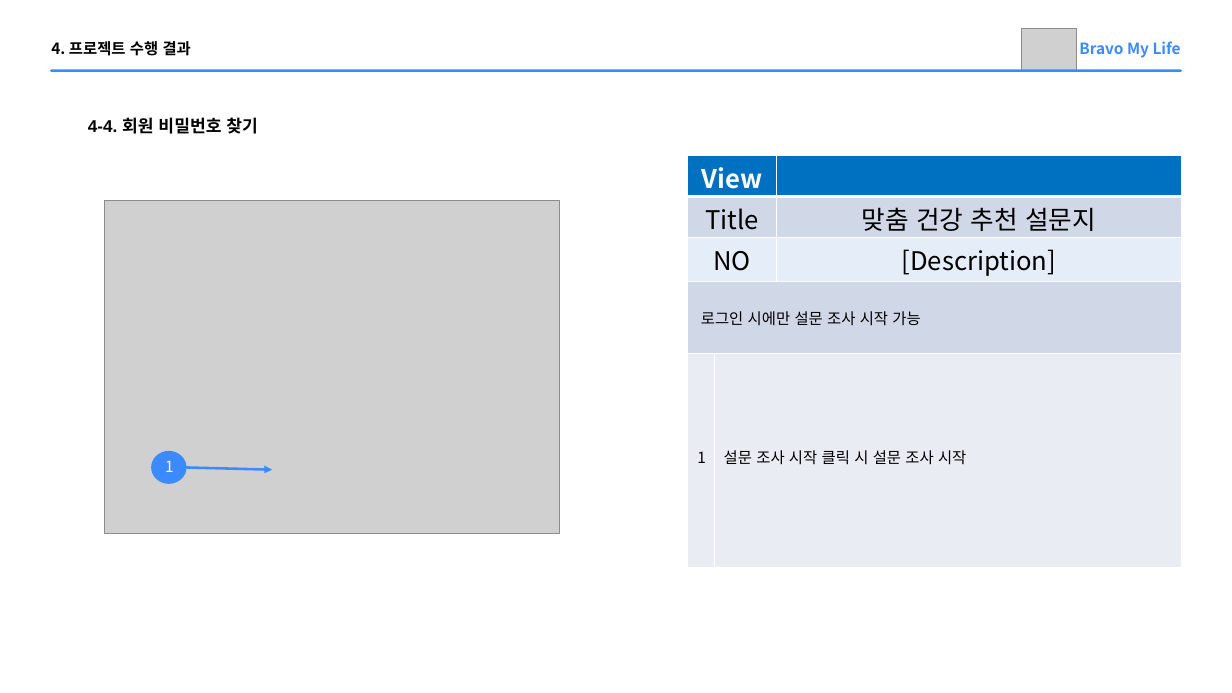
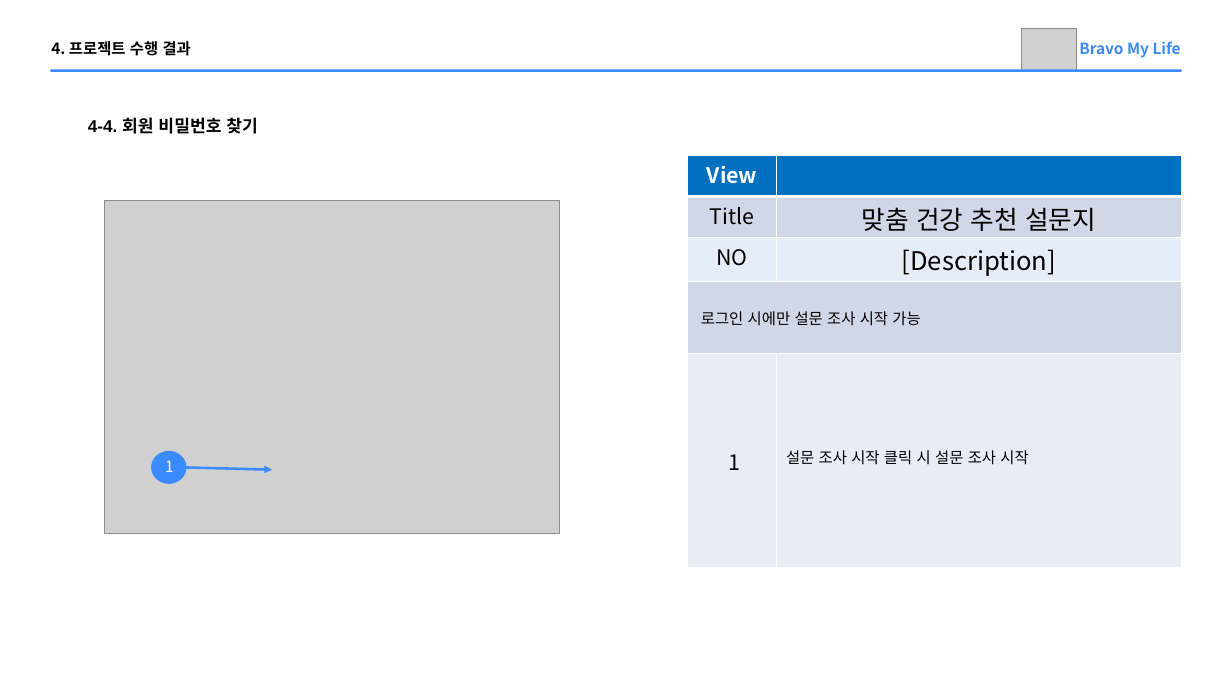
Before and after one commit to Parkjisoo00/ecommerce.saturn, a slide deck: slide 25 of resource/10.prepare/Saturn 미완성.pptx. Drawn at 1232x693 pixels with LibreOffice and Linux fonts; fonts in the diff are those of the drawing; grey boxes stand for pictures. Boxes give left, top, right and bottom in pixels: in the first picture for what was removed or moved away, otherwise in the second. Text is boxed around its words. In the diff, an @@ line names an element or a change of style, - is before the commit and + after.

```diff
--- a/resource/10.prepare/Saturn 미완성.pptx
+++ b/resource/10.prepare/Saturn 미완성.pptx
@@ table at (688, 155, 1181, 567) @@
-column 2:  |  |  |  | 설문 조사 시작 클릭 시 설문 조사 시작
-column 3:  | 맞춤 건강 추천 설문지 | [Description] |  | 
+column 2:  | 맞춤 건강 추천 설문지 | [Description] |  | 설문 조사 시작 클릭 시 설문 조사 시작
```
Also in this commit, not shown: 15 other slides changed.
